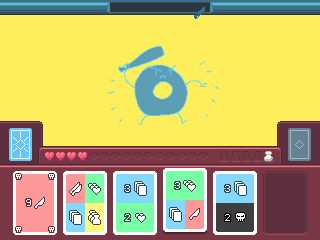
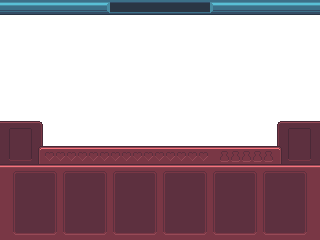
Comparing the layer stacks of the two 320px x 240px images. Changes:
hid "Layer 4" over [107, 46, 219, 125]
hid "Deck and Discard" over [9, 128, 311, 161]
hid "cards" over [13, 168, 257, 235]
hid "shadow" over [163, 171, 207, 235]
hid "Layer 10" over [45, 152, 87, 161]
hid "Layer 11" over [264, 151, 273, 162]
painted on "Layer 12" over [194, 6, 206, 19]
painted on "Layer 5" over [13, 173, 257, 232]
hid "Layer 7" over [0, 6, 320, 235]
